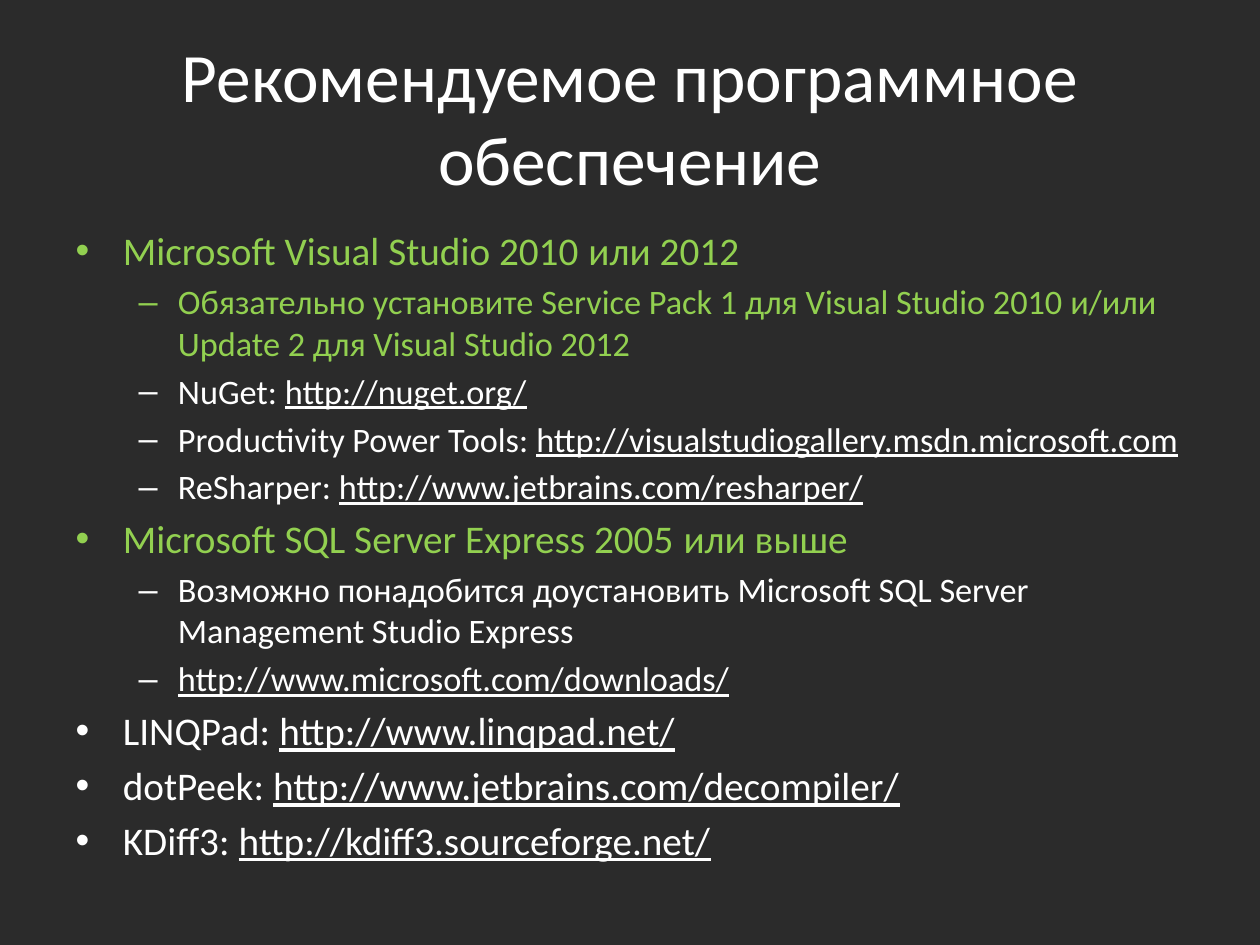
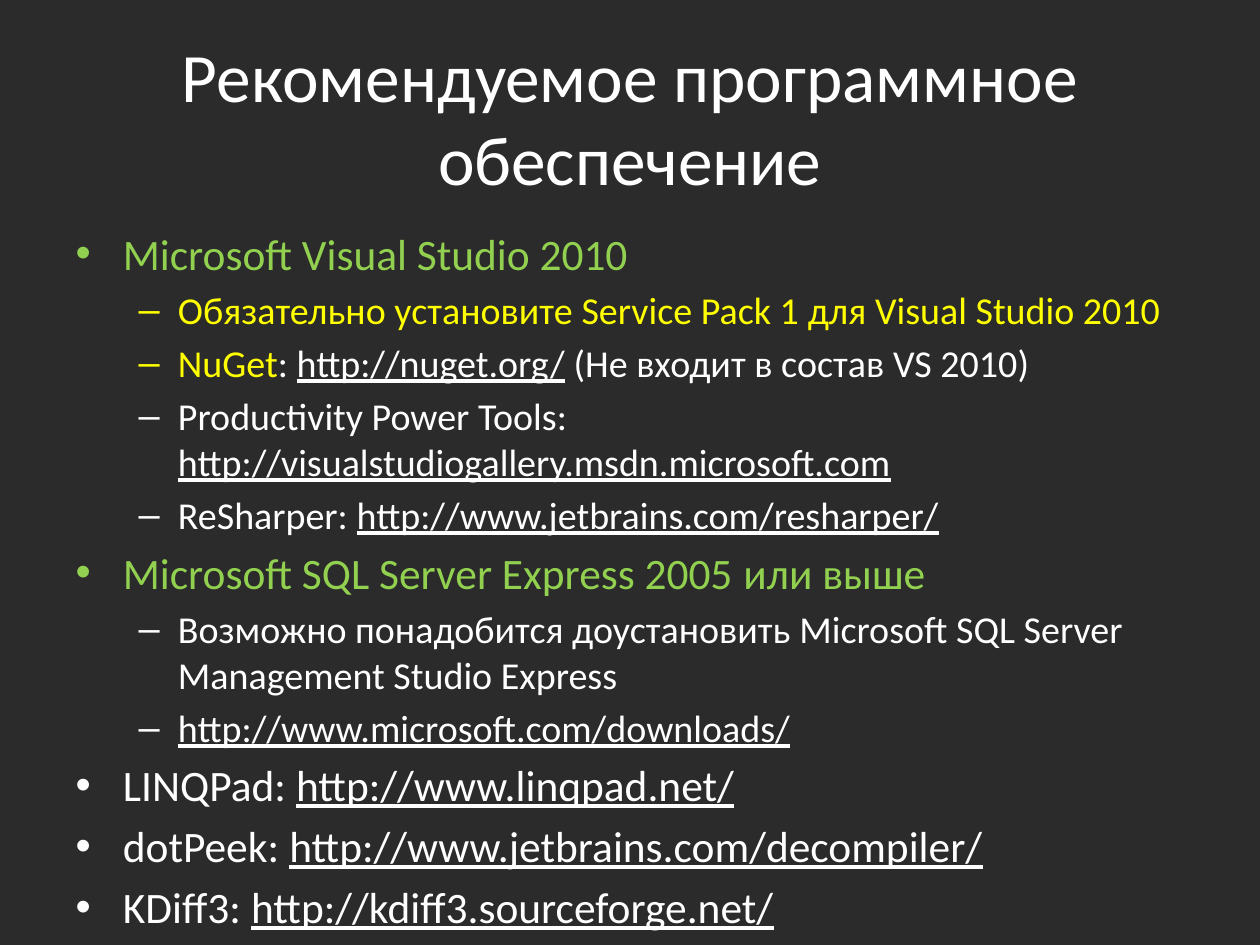
Before and after one commit to bazile/Training, a slide deck: slide 9 of Presentation/intro.pptx. Drawn at 1260x945 pixels with LibreOffice and Linux fonts; fonts in the diff are those of the drawing; background and template pictures are left out; a plain dark background stands for a picture behind light text. Boxes give left, top, right and bottom in pixels: in the first picture for what was removed or moved away, otherwise in the second. Text is boxed around its words. In the diff, an @@ line names an element or a change of style, - is before the commit and + after.

```diff
--- a/Presentation/intro.pptx
+++ b/Presentation/intro.pptx
@@ text at bbox=[123, 240, 1160, 384]: text changed; size 19.6 to 21.7 pt; text colour #92D050 to #FFFF00 @@
-• Microsoft Visual Studio 2010 или 2012
-  – Обязательно установите Service Pack 1 для Visual Studio 2010 и/или Update 2 для Visual Studio 2012
-  – NuGet: http://nuget.org/
+• Microsoft Visual Studio 2010
+  – Обязательно установите Service Pack 1 для Visual Studio 2010
+  – NuGet: http://nuget.org/ (Не входит в состав VS 2010)
@@ text at bbox=[123, 403, 1123, 931]: size 19.6 to 21.7 pt in "Productivity Power Tools: http://visualstudiogallery.msdn.mi ...", "ReSharper: http://www.jetbrains.com/resharper/", "Возможно понадобится доустановить Microsoft SQL Server Manag ...", "http://www.microsoft.com/downloads/"; size 22.4 to 24.8 pt in "Microsoft SQL Server Express 2005 или выше", "LINQPad: http://www.linqpad.net/", "dotPeek: http://www.jetbrains.com/decompiler/", "KDiff3: http://kdiff3.sourceforge.net/" @@
```
Also in this commit, not shown: 1 other file.
